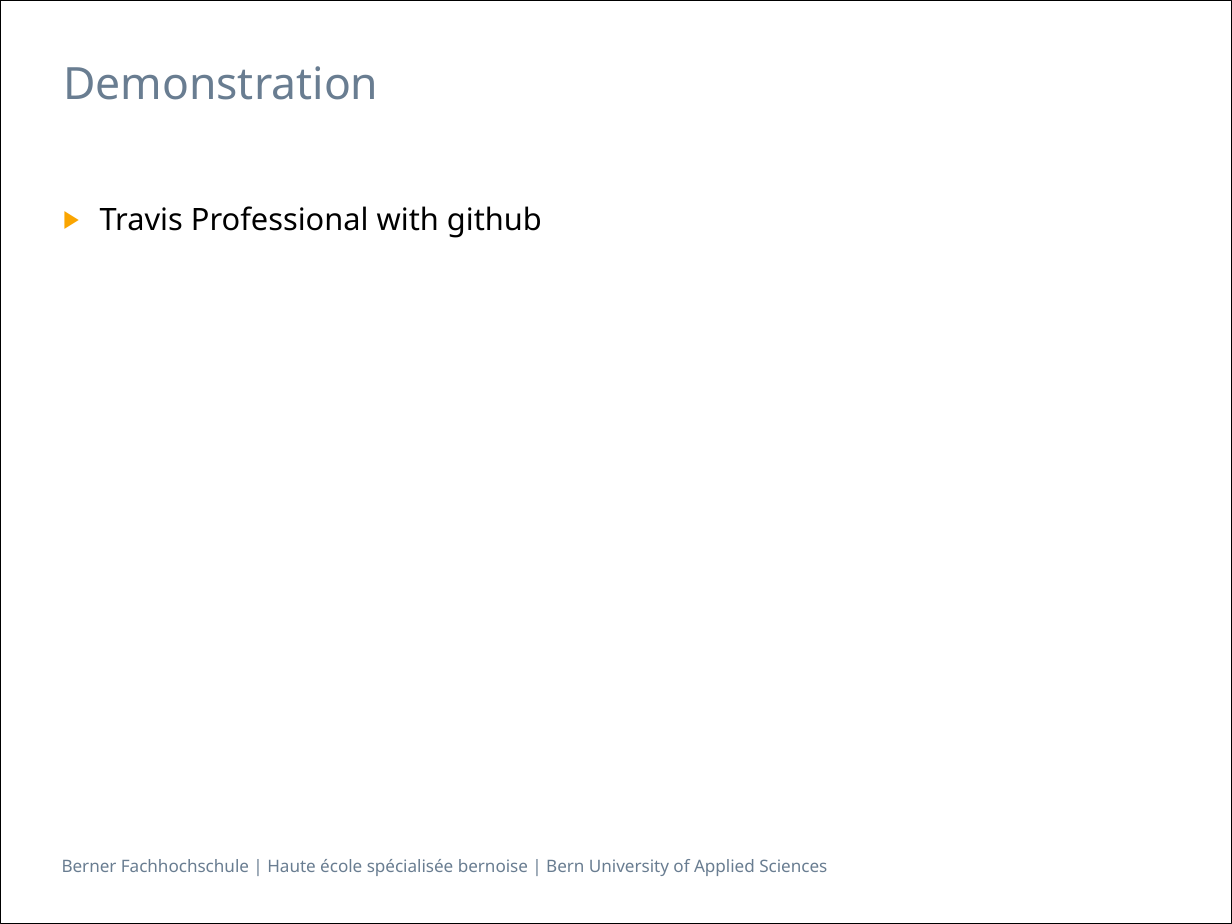
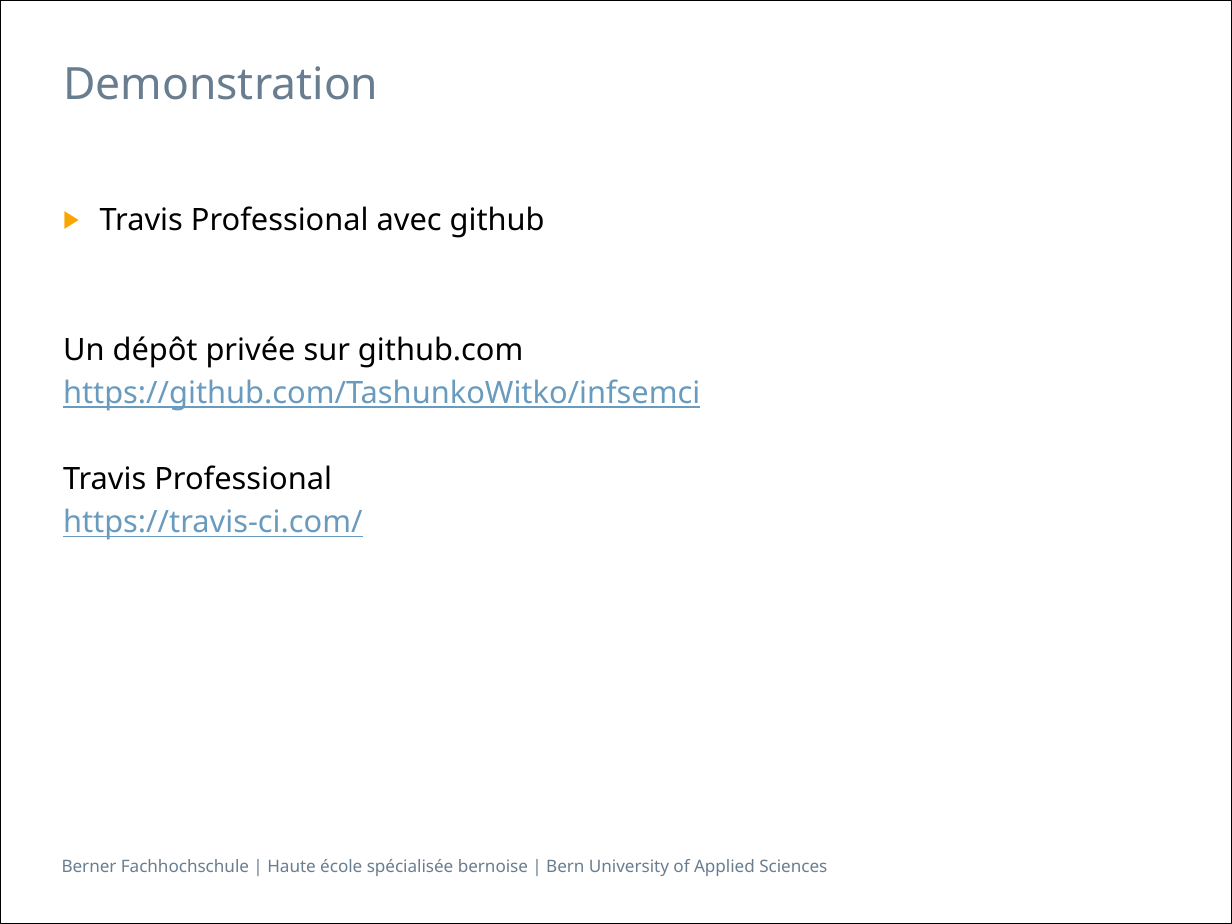
Before and after one commit to h3ll5ur7er/InfoSeminar, a slide deck: slide 22 of continuousIntegration/Infseminar_IntegrationContinue_aescd5.pptx (slide 18 before the commit). Drawn at 1232x924 pixels with LibreOffice and Linux fonts; fonts in the diff are those of the drawing. Boxes give left, top, right and bottom in pixels: in the first picture for what was removed or moved away, otherwise in the second. Text is boxed around its words. In the diff, an @@ line names an element or a change of style, - is before the commit and + after.

```diff
--- a/continuousIntegration/Infseminar_IntegrationContinue_aescd5.pptx
+++ b/continuousIntegration/Infseminar_IntegrationContinue_aescd5.pptx
@@ text at box(63, 206, 700, 540): text changed @@
-▶ Travis Professional with github
+▶ Travis Professional avec github
+Un dépôt privée sur github.com
+https://github.com/TashunkoWitko/infsemci
+Travis Professional
+https://travis-ci.com/
```
Also in this commit, not shown: 2 other slides changed, 7 slides added, 2 slides removed, 26 other files.
